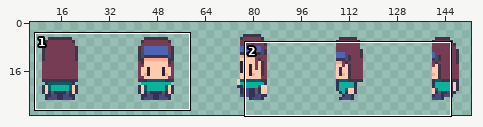
Two states of a pixel-art file, Assets/Art/Avatar/S_ENT_Avatar.aseprite. Above, an overview of the earlier version with the close-up marked.
Close-up. Before the edit:
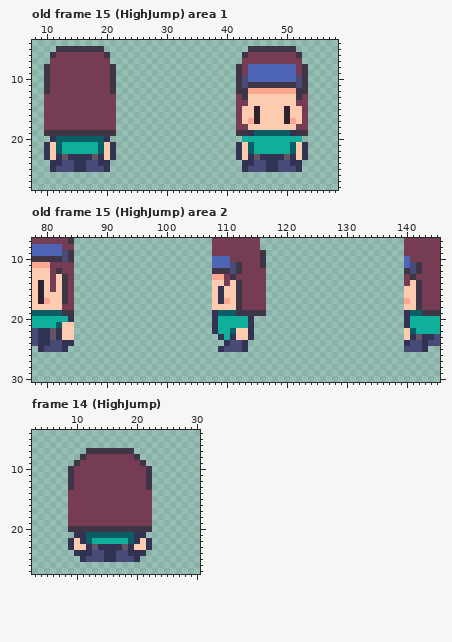
160x32 pixels, 31 frames. Shown: old frame 15 (HighJump) area 1: x 8..58, y 4..28; old frame 15 (HighJump) area 2: x 78..145, y 7..30; frame 14 (HighJump): x 3..30, y 4..27. The wide view leaves out empty margins. The commit also changed other frames or places, which this record leaves out.
The same view after the edit:
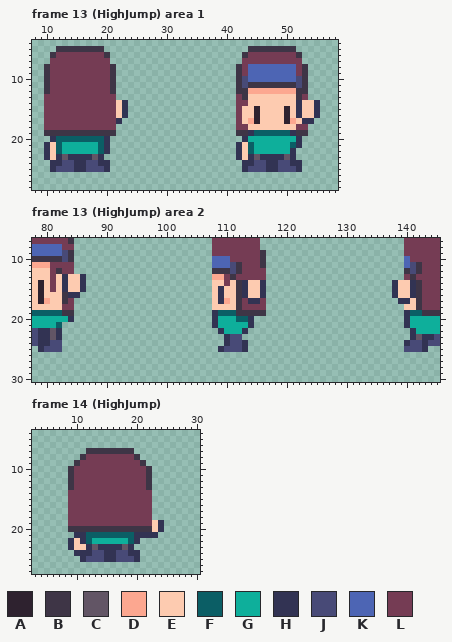
Palette (. is transparent): A #2e222f  B #3e3546  C #625565  D #fca790  E #fdcbb0  F #0b5e65  G #0eaf9b  H #323353  J #484a77  K #4d65b4  L #753c54
A new or re-ordered frame is compared with the old frame closest to it.
Log entry: NewHighJump
Edits made:
frames re-ordered
--- frame 13 (HighJump) area 1 against old frame 15 (HighJump)
@@ x 8..58 @@
 13 ..LLLLLLLLLLLL....................LBEEEEEEEEBL.....
-14 ..LLLLLLLLLLLL....................LLEEEEEEEELL.....
-15 ..LLLLLLLLLLLL....................LEEAEEEEAEEL.....
-16 ..LLLLLLLLLLLL....................LEEAEEEEAEEL.....
-17 ..LLLLLLLLLLLL....................LEDAEEEEADEL.....
+14 ..LLLLLLLLLLLLEH..................LLEEEEEEEEHEEH...
+15 ..LLLLLLLLLLLLEH..................LEEAEEEEAEHEEH...
+16 ..LLLLLLLLLLLLEH..................LEEAEEEEAEHEEH...
+17 ..LLLLLLLLLLLLH...................LEDAEEEEADEHH....
 18 ..LLLLLLLLLLLL....................LLEEEEEEEELL.....
 19 ..BBBBBBBBBBBB....................BBHFFFFFFHBB.....
-20 ...HFFFFFFFFH......................GGGGGGGGGG......
-21 ..HEFGGGGGGFEH....................HEFGGGGGGFEH.....
-22 ..HEFGGGGGGFEH....................HEFGGGGGGFEH.....
-23 ..HEHCHHHHCHEH....................HEHCHHHHCHEH.....
+20 ...HFFFFFFFFH......................HGGGGGGGGH......
+21 ..HEFGGGGGGFH.....................HEFGGGGGGFH......
+22 ..HEFGGGGGGFH.....................HEFGGGGGGH.......
+23 ..HEHCHHHHCH......................HEHCHHHHCH.......
 24 ...HHJJHHJJHH......................HHJJHHJJHH......
--- frame 13 (HighJump) area 2 against old frame 15 (HighJump)
@@ x 78..145 @@
 12 EEELBLL.......................BBBJBLLLL.......................BJBLLL
-13 EEELEBL.......................DDLBLLLLL.......................LBLLLL
-14 EAELEBL.......................EELEBLLLL.......................LEBLLL
-15 EAELEBL.......................EHEEBLLLL.......................EEBLLL
-16 EAEEEBL.......................EHEEBLLLL.......................EEBLLL
-17 EADEEBL.......................EHDEBLLLL.......................DEBLLL
+13 EEELEHEEH.....................DDLBLLLLL.......................LBLLLL
+14 EAELEHEEH.....................EELEBHEEH.....................HEEHBLLL
+15 EAELEHEEH.....................EHEEBHEEH.....................HEEHBLLL
+16 EAEEEBHH......................EHEEBHEEH.....................HEEHBLLL
+17 EADEEBL.......................EHDEBLHHL......................HHEBLLL
 18 EEEEELL.......................EEEEBLLLL.......................EEBLLL
 19 FFFFFBB.......................HFFFBBBBB.......................HFFBBB
-20 GGGGGGH.......................HGGGGGH.........................HGGGGG
-21 GGGGFEE.......................HGGGGGH.........................HGGGGG
-22 JHHCHEE.......................HGGFEEH.........................EFGGGG
-23 JHHCHEE........................HGHEEH.........................EHCHHJ
-24 JHHJJHH.........................HJJH..........................HJJHJJ
-25 .HJJJH.........................HJJJH..........................JJJH..
+20 GGGGGGH.......................HGGGFFH.........................HGGGGG
+21 GGGGF.........................HGGGGGH.........................HGGGGG
+22 JHHCH..........................HGGGH...........................HGGGG
+23 JHHCH...........................HJJ............................HCHHJ
+24 JHHJJ...........................HJJH..........................HJJHJJ
+25 .HJJJ..........................HJJJH..........................JJJH..
 26 ....................................................................
--- frame 14 (HighJump)
@@ x 18..26 @@
 18 LLLLL....
-19 LLLLL....
-20 BBBBB....
-21 FFHH.....
-22 GFHEH....
-23 CHEEH....
-24 JHHH.....
+19 LLLLLEH..
+20 BBBBBEH..
+21 FFHHHH...
+22 GFH......
+23 CH.......
+24 JHH......
 25 JJH......
Changed places in both close-ups, as pixel boxes (x1, y1, x2, y2):
changed: (104, 100, 128, 160)
changed: (290, 100, 320, 160)
changed: (242, 136, 248, 142)
changed: (62, 274, 86, 352)
changed: (212, 280, 266, 340)
changed: (392, 280, 416, 304)
changed: (404, 328, 416, 340)
changed: (134, 520, 164, 556)
